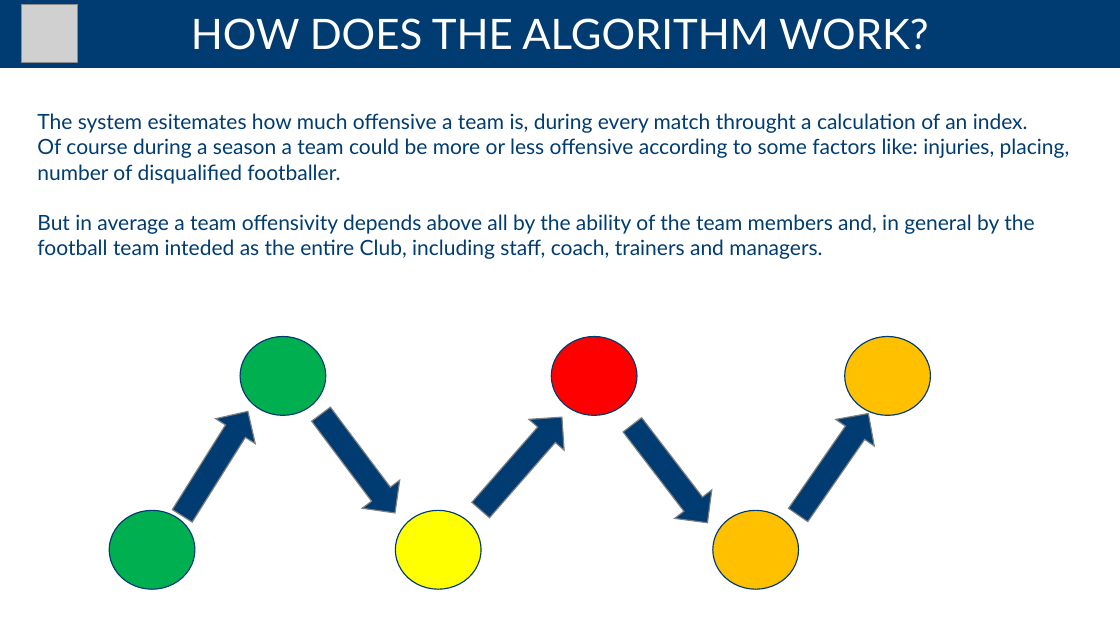
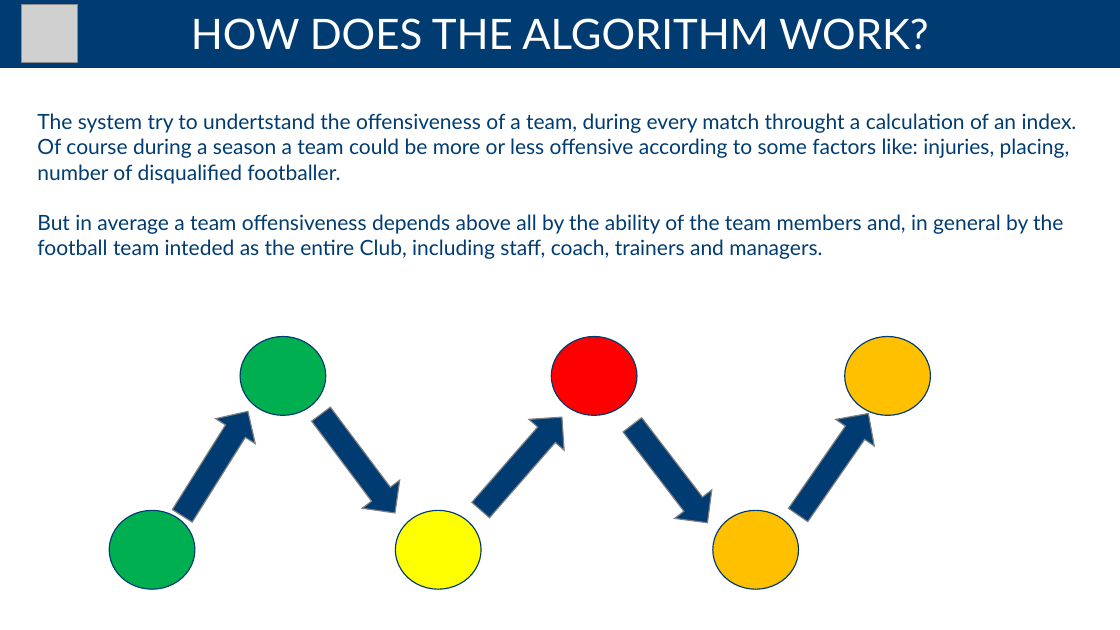
Before and after one commit to andreaTufo/FootballBettingDetectionSystem, a slide deck: slide 5 of presentation/presentation.pptx. Drawn at 1120x630 pixels with LibreOffice and Linux fonts; fonts in the diff are those of the drawing; grey boxes stand for pictures. Boxes give left, top, right and bottom in pixels: in the first picture for what was removed or moved away, otherwise in the second. Text is boxed around its words. In the diff, an @@ line names an element or a change of style, - is before the commit and + after.

```diff
--- a/presentation/presentation.pptx
+++ b/presentation/presentation.pptx
@@ text at (x1=37, y1=113, x2=1077, y2=133): text changed @@
-The system esitemates how much offensive a team is, during every match throught a calculation of an index.
+The system try to undertstand the offensiveness of a team, during every match throught a calculation of an index.
@@ text at (x1=37, y1=214, x2=1063, y2=259): text changed @@
-But in average a team offensivity depends above all by the ability of the team members and, in general by the football team inteded as the entire Club, including staff, coach, trainers and managers.
+But in average a team offensiveness depends above all by the ability of the team members and, in general by the football team inteded as the entire Club, including staff, coach, trainers and managers.
```
Also in this commit, not shown: 8 other slides changed, 5 slides added, 3 slides removed.
